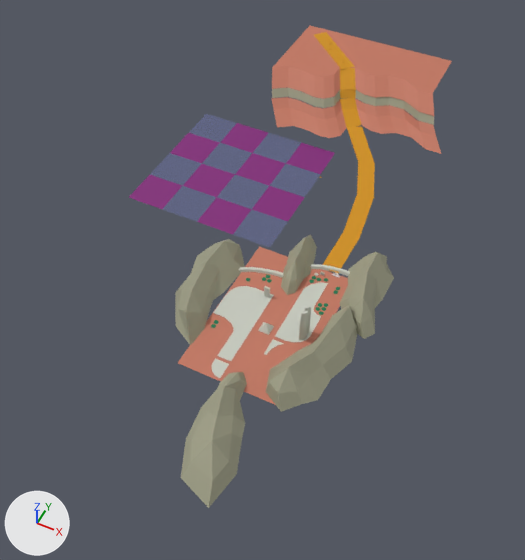
The FBX model Starlight/Assets/Resources/Models/Level1/Level1Blockout.fbx, before and after one commit.
Camera for both pictures: a 50 mm camera at (934.0, -2472.0, 2221.0) aimed at (12.0, -629.0, -83.0). Arrows for +X, +Y and +Z are at lower left; the lights stay in place. Where no turn or scale is listed for an object, it has been applied to the vertices. Vertices at the same position are counted once.
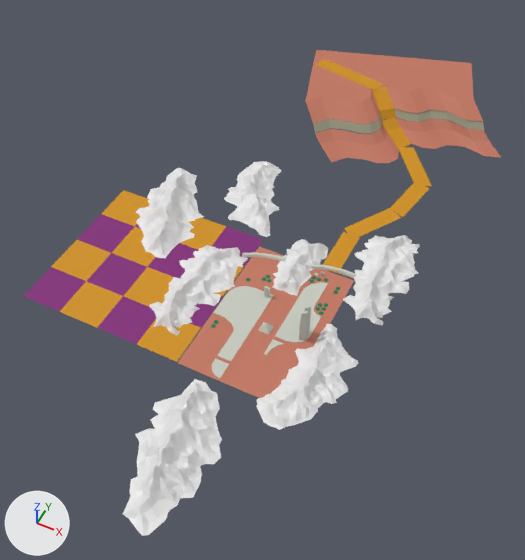
Commit message: •Updated the Level1Blockout file to preview new mountain topography.

Where the newer file only moved an object's origin or applied its transform, the numbers keep the older frame.

Patch to the scene script:
```diff
--- a/Starlight/Assets/Resources/Models/Level1/Level1Blockout.fbx.py
+++ b/Starlight/Assets/Resources/Models/Level1/Level1Blockout.fbx.py
@@ me_plane_009 @@
-me_plane_009.from_pydata(...)  # 2290 vertices, 2760 faces; spans x -726.0..554.0, y -1644.0..935.0, z -8.0..193.0
+me_plane_009.from_pydata(...)  # 576 vertices, 499 faces; spans x -774.0..382.0, y -1205.0..-484.0, z -3.0..154.0
+# me_plane_009 part 1: the loose piece of 20 vertices spanning x -72.0..126.0, y -702.0..-628.0, z -3.0..11.0 is moved by (-23.0, 83.0, 0.0)
+# me_plane_009 part 2: the loose piece of 25 vertices spanning x -726.0..-9.0, y -516.0..201.0, z 0.0 is moved by (-48.0, -685.0, 0.0)
+# me_plane_009 part 3: 39 loose pieces with 1714 vertices, spanning x -482.0..554.0, y -1644.0..935.0, z -8.0..193.0, are deleted
 me_plane_009.materials.append(mat_playerpath)
 me_plane_009.materials.append(mat_sandyred)
-me_plane_009.materials.append(mat_chalkwhite)  # grey #a09f87
 me_plane_009.materials.append(mat_buildings)
@@ me_plane_009 @@
 me_plane_009.materials.append(mat_material_001)
-me_plane_009.materials.append(mat_fighterbgp)
@@ me_plane_012 @@
+me_plane_012.from_pydata([(-115.0, 89.0, 6.0), (-45.0, 123.0, 6.0), (117.0, -92.0, -6.0), (44.0, -119.0, -6.0)], [], [(3, 2, 1, 0)])
+me_plane_012.materials.append(mat_playerpath)  # orange #cf8f00
@@ me_plane_011 @@
+me_plane_011.from_pydata([(-59.0, -93.0, -5.0), (12.0, -124.0, -5.0), (61.0, 99.0, 5.0), (-14.0, 118.0, 5.0)], [], [(0, 1, 2, 3)])
+me_plane_011.materials.append(mat_playerpath)  # orange #cf8f00
@@ me_plane_005 @@
+me_plane_005.from_pydata([(38.0, 124.0, 6.0), (103.0, 82.0, 6.0), (-99.0, -77.0, -6.0), (-42.0, -129.0, -6.0)], [], [(2, 3, 1, 0)])
+me_plane_005.materials.append(mat_playerpath)  # orange #cf8f00
@@ ob_plane_017 @@
+ob_plane_017 = bpy.data.objects.new('Plane.017', me_plane_007)  # 375 vertices, 638 faces; spans x -131.0..147.0, y -302.0..228.0, z -55.0..15.0
+ob_plane_017.location = (-184.0, -803.0, 55.0)
@@ ob_plane_012 @@
+ob_plane_012 = bpy.data.objects.new('Plane.012', me_plane_008)  # 378 vertices, 661 faces; spans x -106.0..171.0, y -245.0..267.0, z -56.0..20.0
+ob_plane_012.location = (388.0, -1047.0, 56.0)
@@ ob_plane_004 @@
+ob_plane_004 = bpy.data.objects.new('Plane.004', me_plane_013)  # 375 vertices, 638 faces; spans x -137.0..142.0, y -304.0..232.0, z -55.0..15.0
+ob_plane_004.location = (461.0, -419.0, 56.0)
@@ ob_plane_016 @@
+ob_plane_016 = bpy.data.objects.new('Plane.016', me_plane_003)  # 378 vertices, 661 faces; spans x -165.0..149.0, y -233.0..230.0, z -56.0..20.0
+ob_plane_016.location = (-188.0, -235.0, 57.0)
@@ ob_plane_005 @@
+ob_plane_005 = bpy.data.objects.new('Plane.005', me_plane_010)  # 368 vertices, 672 faces; spans x -164.0..150.0, y -306.0..277.0, z -30.0..67.0
+ob_plane_005.location = (128.0, -1510.0, 29.0)
@@ ob_plane_014 @@
+ob_plane_014 = bpy.data.objects.new('Plane.014', me_plane_028)  # 232 vertices, 419 faces; spans x -100.0..71.0, y -149.0..173.0, z -201.0..-136.0
+ob_plane_014.location = (157.0, -566.0, 200.0)
@@ ob_plane_010 @@
+ob_plane_010 = bpy.data.objects.new('Plane.010', me_plane_012)
+ob_plane_010.location = (377.0, 220.0, 46.0)
@@ ob_plane_009 @@
+ob_plane_009 = bpy.data.objects.new('Plane.009', me_plane_011)
+ob_plane_009.location = (428.0, 9.0, 34.0)
@@ ob_plane_000 @@
+ob_plane_000 = bpy.data.objects.new('Plane.000', me_plane_001)  # 116 vertices, 66 faces; spans x -535.0..542.0, y -389.0..507.0, z -75.0..60.0; in mat_playerpath (orange #cf8f00), mat_sandyred (orange #c2765f), mat_chalkwhite (grey #a09f87)
+ob_plane_000.location = (184.0, 455.0, 127.0)
@@ ob_plane_008 @@
+ob_plane_008 = bpy.data.objects.new('Plane.008', me_plane_005)
+ob_plane_008.location = (332.0, -204.0, 22.0)
@@ ob_plane @@
+ob_plane = bpy.data.objects.new('Plane', me_plane)  # 368 vertices, 672 faces; spans x -160.0..184.0, y -264.0..290.0, z -30.0..67.0
+ob_plane.location = (-507.0, -520.0, 29.0)
```

Where the change shows, as pixel boxes [x1, y1, x2, y2] in the pictures (525 x 560 px; the box of a moved part takes in the faces that stretch with it):
'Plane.006', reshaped (57% shorter): before [129, 26, 452, 508]; after [24, 190, 356, 398]
'Plane.000', added (orange): after [305, 50, 501, 163]
'Plane.005', added: after [123, 379, 222, 536]
'Plane.012', added: after [256, 324, 358, 430]
'Plane.017', added: after [149, 245, 248, 335]
'Plane.004', added: after [343, 235, 420, 326]
'Plane', added: after [135, 168, 204, 258]
'Plane.016', added: after [224, 161, 282, 237]
'Plane.014', added: after [272, 239, 328, 296]
'Plane.008', added (orange): after [344, 208, 401, 240]
'Plane.010', added (orange): after [399, 147, 432, 186]
'Plane.009', added (orange): after [390, 183, 430, 217]
part 1 of me_plane_009, moved or reshaped: before [239, 267, 284, 278]; after [242, 252, 286, 261]
part 2 of me_plane_009, moved or reshaped: before [129, 123, 335, 234]; after [24, 190, 263, 362]
part 3 of me_plane_009, deleted: before [175, 26, 452, 508]
